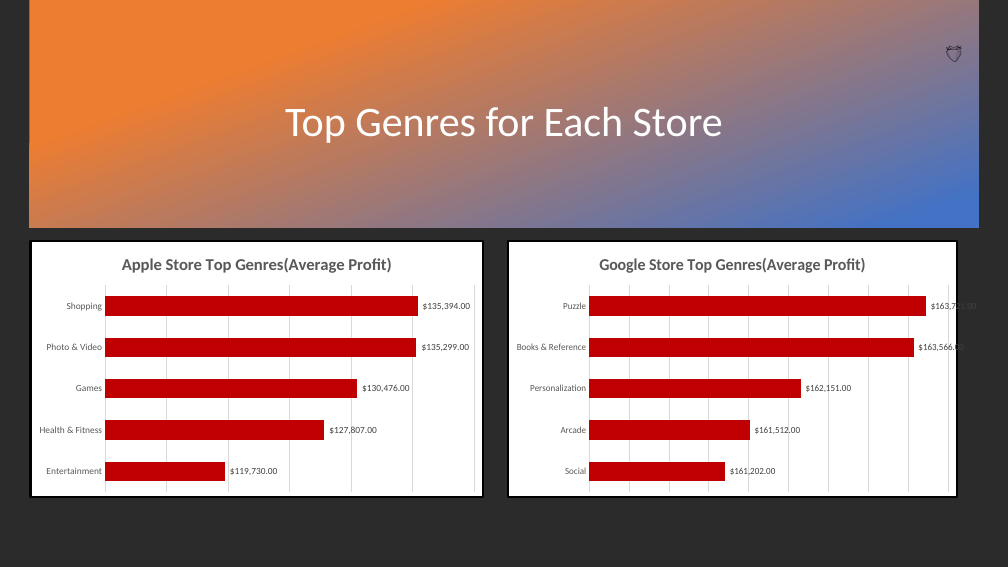
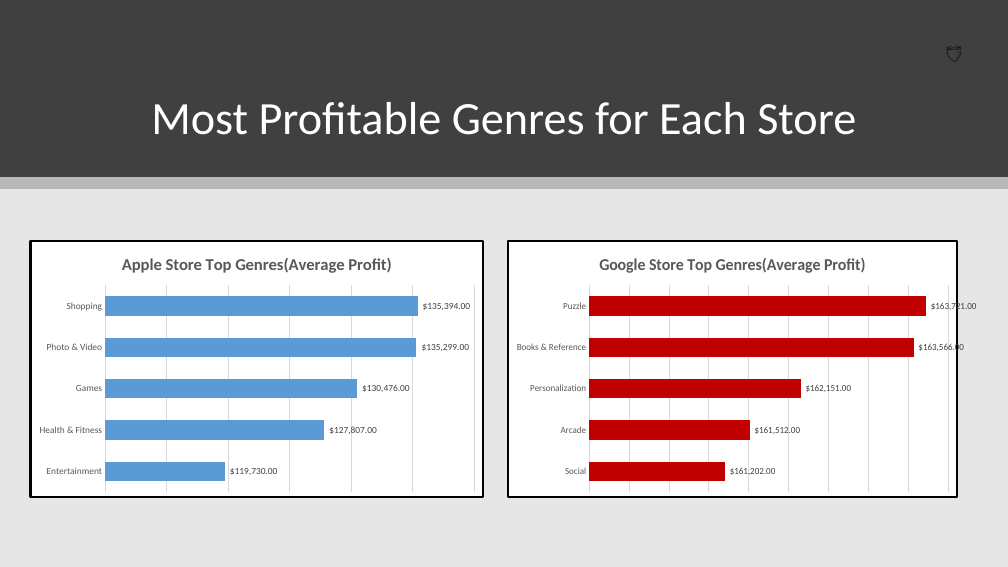
Before and after one commit to ryanhilber93/app-trader-strawberries, a slide deck: slide 8 of presentation/strawberries_app_trader_presentation.pptx (slide 6 before the commit). Drawn at 1008x567 pixels with LibreOffice and Linux fonts; fonts in the diff are those of the drawing; background and template pictures are left out; a plain dark background stands for a picture behind light text. Boxes give left, top, right and bottom in pixels: in the first picture for what was removed or moved away, otherwise in the second. Text is boxed around its words. In the diff, an @@ line names an element or a change of style, - is before the commit and + after.

```diff
--- a/presentation/strawberries_app_trader_presentation.pptx
+++ b/presentation/strawberries_app_trader_presentation.pptx
@@ background picture (left out) to #FFFFFF @@
@@ rectangle: place and size @@
-rectangle at <box>29,0,979,228</box>
+rectangle at <box>0,0,1008,177</box>
@@ rectangle at <box>0,0,1008,177</box>: fill gradient #ED7D31 to #4472C4 to #404040 @@
@@ rectangle added at <box>0,0,1008,567</box>, fill #E7E6E6 @@
@@ title "Most Profitable Genres for Each ..." at <box>151,102,856,135</box>: vertical alignment middle to bottom @@
@@ title at <box>151,102,856,135</box>: text changed; size 40 to 44 pt @@
-Top Genres for Each Store
+Most Profitable Genres for Each Store
@@ rectangle added at <box>0,177,1008,189</box>, fill #000000 at 20% opacity @@
@@ bar chart at <box>29,240,485,498</box> @@
@@ colour of Series 1 #C00000 to #5B9BD5 @@
```
Also in this commit, not shown: 6 other slides changed, 8 slides added, 2 slides removed, 2 other files.
